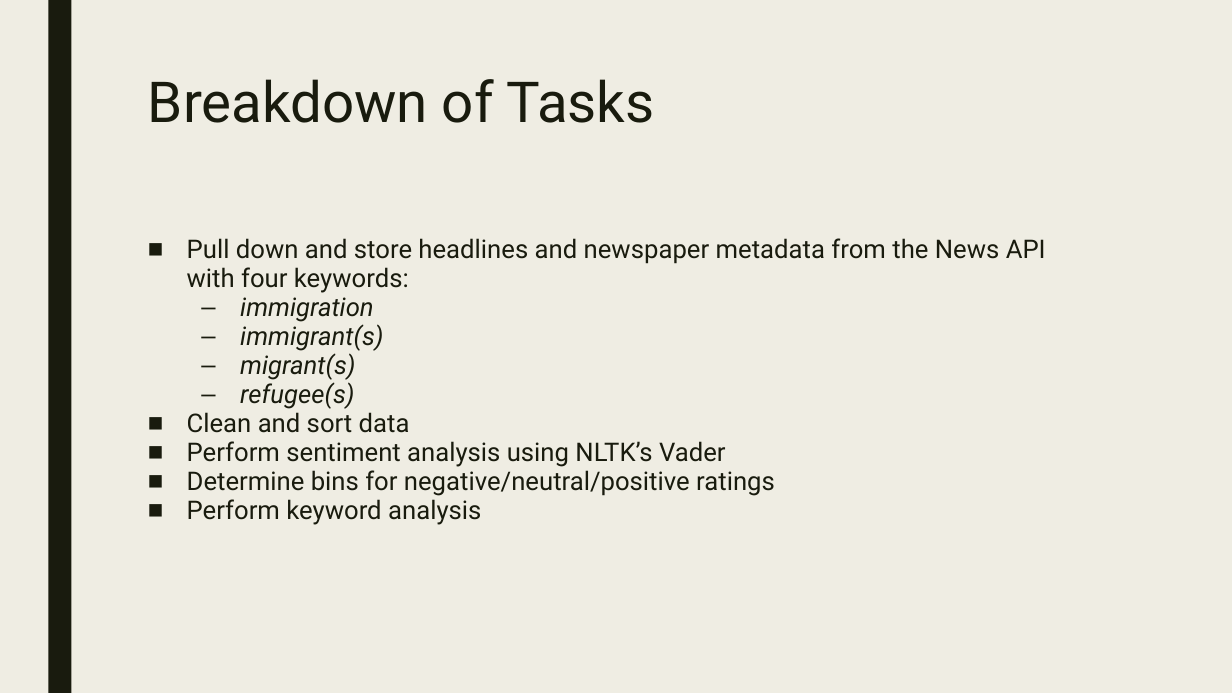
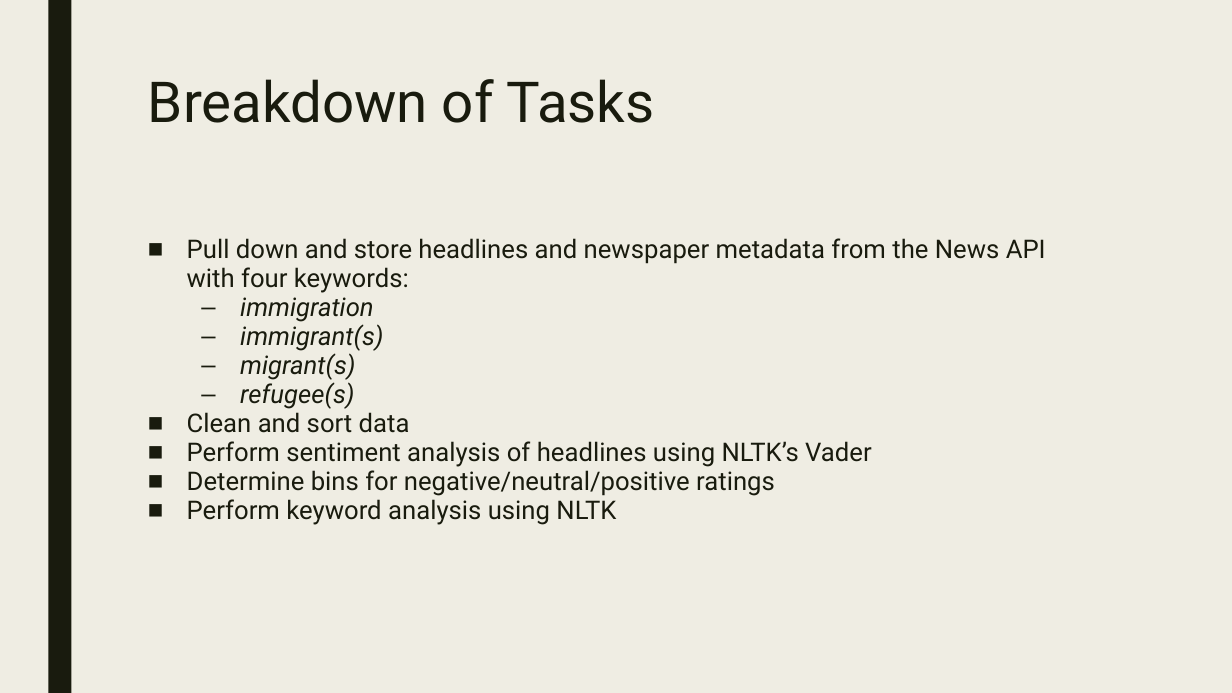
Before and after one commit to James-Ashley/sentiment_analysis, a slide deck: slide 3 of Group_project_deck.pptx. Drawn at 1232x693 pixels with LibreOffice and Linux fonts; fonts in the diff are those of the drawing. Boxes give left, top, right and bottom in pixels: in the first picture for what was removed or moved away, otherwise in the second. Text is boxed around its words. In the diff, an @@ line names an element or a change of style, - is before the commit and + after.

```diff
--- a/Group_project_deck.pptx
+++ b/Group_project_deck.pptx
@@ text at (x1=187, y1=441, x2=872, y2=467): text changed @@
-■ Perform sentiment analysis using NLTK’s Vader
+■ Perform sentiment analysis of headlines using NLTK’s Vader
@@ text at (x1=187, y1=499, x2=616, y2=525): text changed @@
-■ Perform keyword analysis
+■ Perform keyword analysis using NLTK
```
Also in this commit, not shown: 7 other slides changed, 2 slides added, 1 slide removed.
